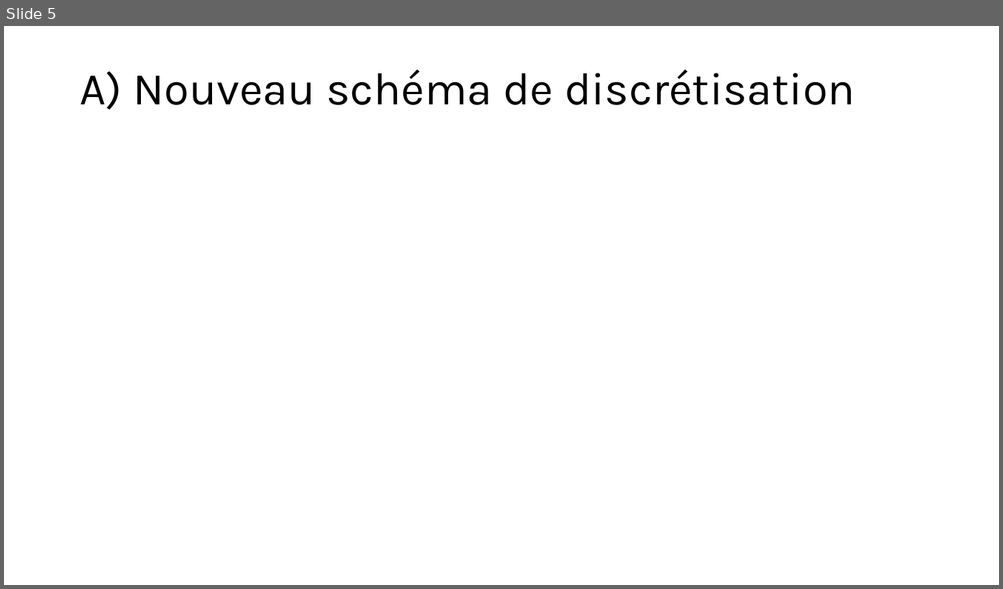
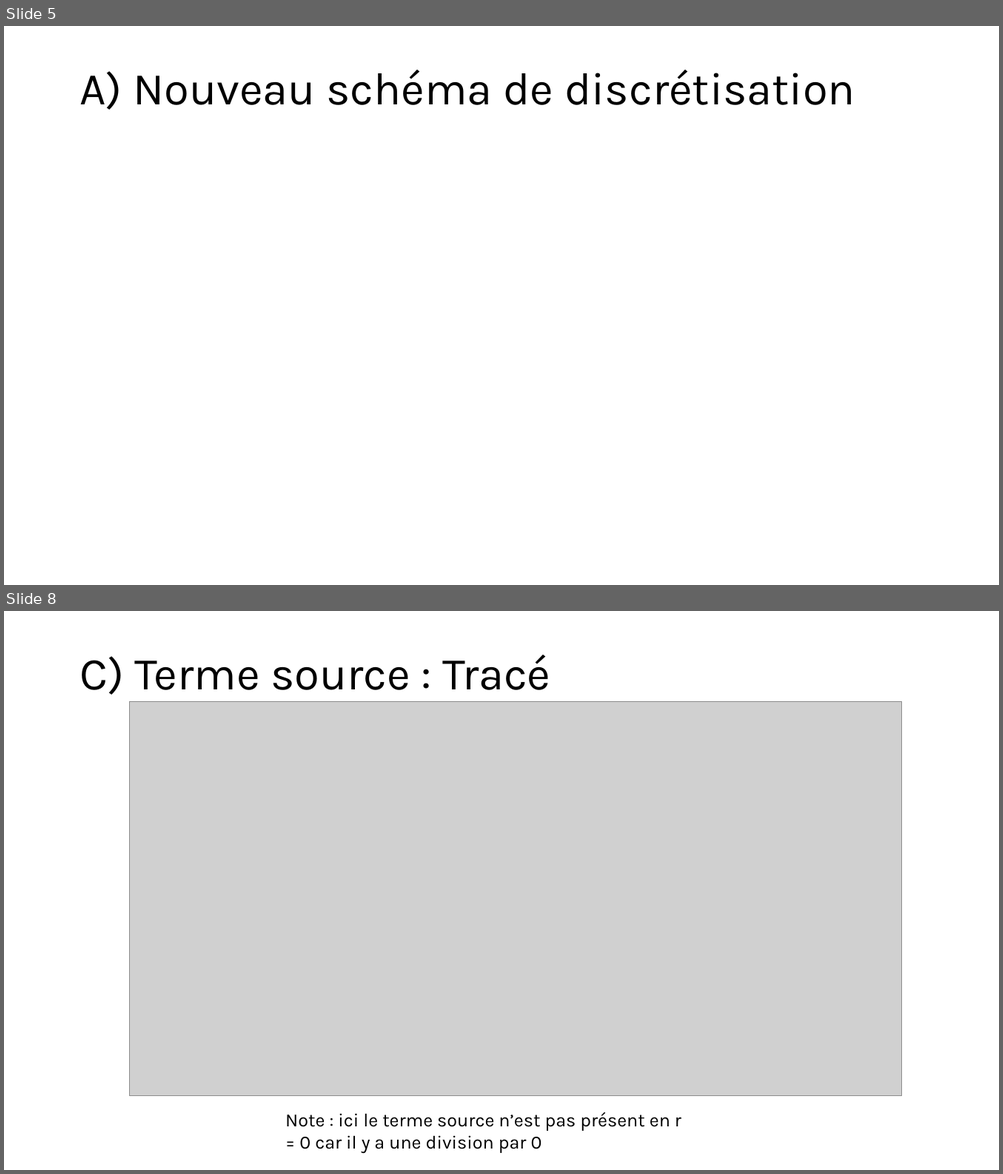
Before and after one commit to antoine-pt/MEC8211, a slide deck: MEC8211-Devoir2.pptx. Shown one above the other, each under a label of ours: slide 5 before the commit, slides 5 and 8 after it; the slides between them are not shown. The pictures are 1003x589 and 1003x1174 pixels, drawn with LibreOffice and Linux fonts; fonts in the diff are those of the drawing; grey boxes stand for pictures. Boxes give left, top, right and bottom in pixels: in the first picture for what was removed or moved away, otherwise in the second. Text is boxed around its words. In the diff, an @@ line names an element or a change of style, - is before the commit and + after.

```diff
--- a/MEC8211-Devoir2.pptx
+++ b/MEC8211-Devoir2.pptx
@@ slide 8 added at (4, 611, 999, 1170), background #FFFFFF @@
@@ title added at (79, 655, 551, 695), 44 pt, text #000000 @@
+C) Terme source : Tracé
@@ picture added at (129, 701, 902, 1096) @@
@@ text added at (285, 1113, 681, 1154), 18 pt, text #000000 @@
+Note : ici le terme source n’est pas présent en r = 0 car il y a une division par 0
```
Also in this commit, not shown: 5 other slides added.
